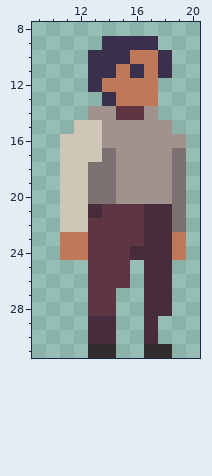
Pixel-art file, stored at res/player-idle.ase. The picture above was drawn from the file before the commit.
32x32 pixels, 1 frame. Shown: x 9..20, y 8..31.
Now the later version:
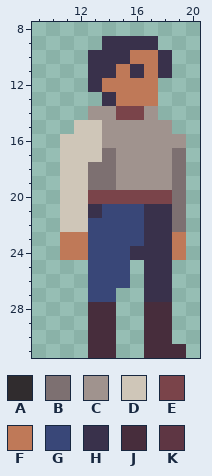
Palette (. is transparent): A #302c2e  B #7d7071  C #a0938e  D #cfc6b8  E #7a444a  F #bf7958  G #394778  H #39314b  J #472d3c  K #5e3643
What changed:
y 14: x 15..16 KK -> EE
y 20: x 13..18 BBCCCC -> EEEEEE
y 21: x 13..18 JKKKJJ -> HGGGHH
y 22..23: x 13..18 KKKKJJ -> GGGGHH
y 24: x 13..18 KKKJJJ -> GGGHHH
y 25..26: x 13..15 KKK -> GGG; x 17..18 JJ -> HH
y 27: x 13..14 KK -> GG; x 17..18 JJ -> HH
y 28: x 13..14 KK -> JJ
y 29..30: x 18 . -> J
y 31: x 13..14 AA -> JJ; x 17..19 AA. -> JJJ
Pixel boxes of the changes (left, top, right, bottom) in both pictures:
changed: (116, 106, 144, 120)
changed: (88, 190, 186, 358)
